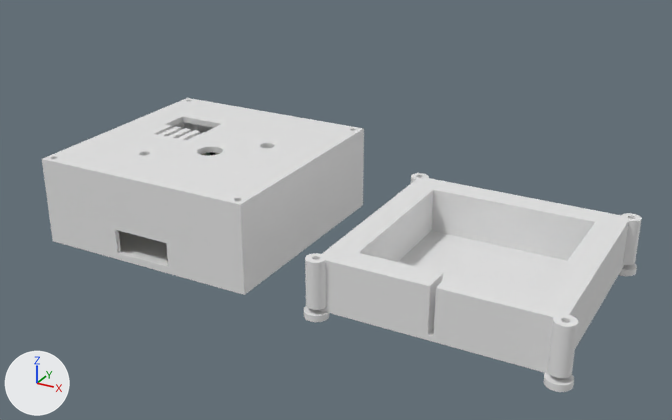
The Blender file hardware/3d/enclosure.blend, before and after one commit.
Rendered twice from a 50 mm lens placed at (265.0, -352.0, 198.0), pointed at (75.0, -6.0, 25.0). Arrows for +X, +Y and +Z are at lower left; the lights stay in place. The first picture is the older version.

The scene before the commit, as lines of its bpy script (objects in view):
```python
me_cube_178 = bpy.data.meshes.new('Cube.178')
me_cube_178.from_pydata(...)  # 869 vertices, 415 faces; spans x -56.5..56.5, y -56.5..56.5, z 0.0..40.0
me_cube_178.materials.append(None)
me_cube_185 = bpy.data.meshes.new('Cube.185')
me_cube_185.from_pydata(...)  # 513 vertices, 261 faces; spans x -56.5..56.5, y -56.5..56.5, z 0.0..3.0
me_cube_185.materials.append(None)
me_cube_191 = bpy.data.meshes.new('Cube.191')
me_cube_191.from_pydata(...)  # 844 vertices, 412 faces; spans x -58.0..58.0, y -58.0..58.0, z -3.0..24.4
me_cube_191.materials.append(None)
ob_box = bpy.data.objects.new('box', me_cube_178)
ob_box.location = (0.0, 0.0, 0.0)
ob_panel = bpy.data.objects.new('panel', me_cube_185)
ob_panel.location = (0.0, 0.0, 40.0)
ob_plate_frame = bpy.data.objects.new('plate_frame', me_cube_191)
ob_plate_frame.location = (143.0, 0.0, 0.0)
```
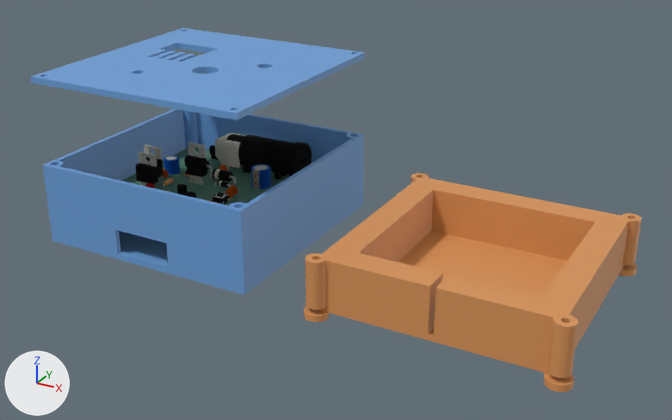
Commit message: WIP snapshot from madspc before Omarchy migration, 2026-09-05 (uncommitted work on main)

What changed in the scene script:
```text
Add mat_plate_frame_m_001:
    mat_plate_frame_m_001 = principled_material('plate_frame_m.001')
    mat_plate_frame_m_001.base_color = (0.7, 0.3, 0.1)  # orange #da9559
Add mat_panel_m_001:
    mat_panel_m_001 = principled_material('panel_m.001')
    mat_panel_m_001.base_color = (0.15, 0.35, 0.7)  # blue #6ca0da
Add mat_box_m_001:
    mat_box_m_001 = principled_material('box_m.001')
    mat_box_m_001.base_color = (0.15, 0.35, 0.7)  # blue #6ca0da
Change me_cube_178:
    where me_cube_178.from_pydata(...)  # 869 vertices, 415 faces; spans x -56.5..56.5, y -56.5..56.5, z 0.0..40.0
    add me_cube_178.materials.append(mat_box_m_001)  # blue #6ca0da
Change me_cube_185:
    where me_cube_185.from_pydata(...)  # 513 vertices, 261 faces; spans x -56.5..56.5, y -56.5..56.5, z 0.0..3.0
    add me_cube_185.materials.append(mat_panel_m_001)  # blue #6ca0da
Change me_cube_191:
    where me_cube_191.from_pydata(...)  # 844 vertices, 412 faces; spans x -58.0..58.0, y -58.0..58.0, z -3.0..24.4
    add me_cube_191.materials.append(mat_plate_frame_m_001)  # orange #da9559
Change ob_panel:
    ob_panel.location: (0.0, 0.0, 40.0) -> (0.0, 0.0, 80.0)
```

Where the change shows, as pixel boxes [x1, y1, x2, y2] in the pictures (672 x 420 px):
'plate_frame', recoloured (white to orange)
    both: [304, 173, 642, 392]
'panel', recoloured, moved
    before: [42, 98, 364, 211]
    after: [31, 28, 365, 120]
'box', recoloured (white to blue)
    both: [43, 122, 364, 295]
'pcb_board', unchanged, uncovered by the edit
    before: [201, 152, 220, 156]
    after: [122, 133, 312, 206]
